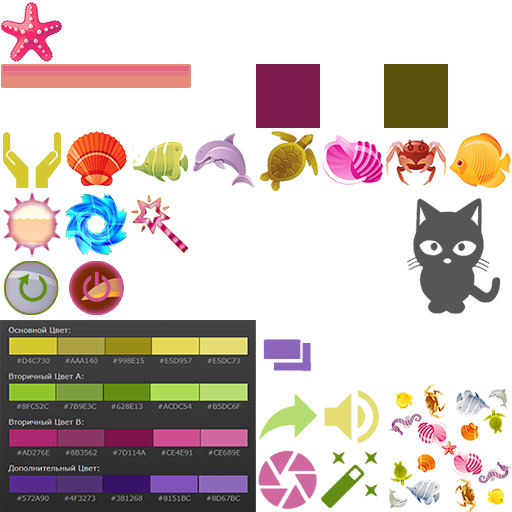
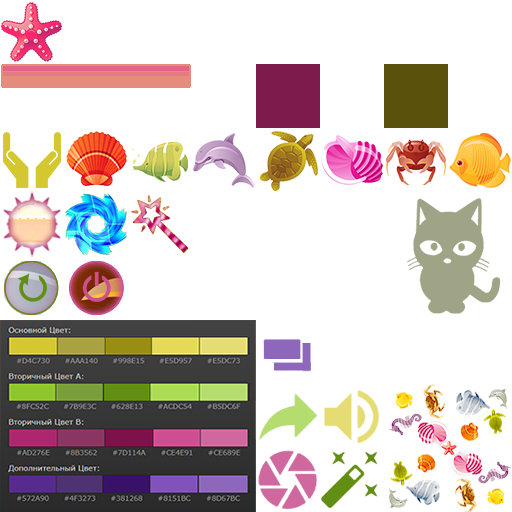
Layers edited between the first and the second w=512, h=512 image:
pixels changed over [407, 198, 501, 314] (layer not identified)
